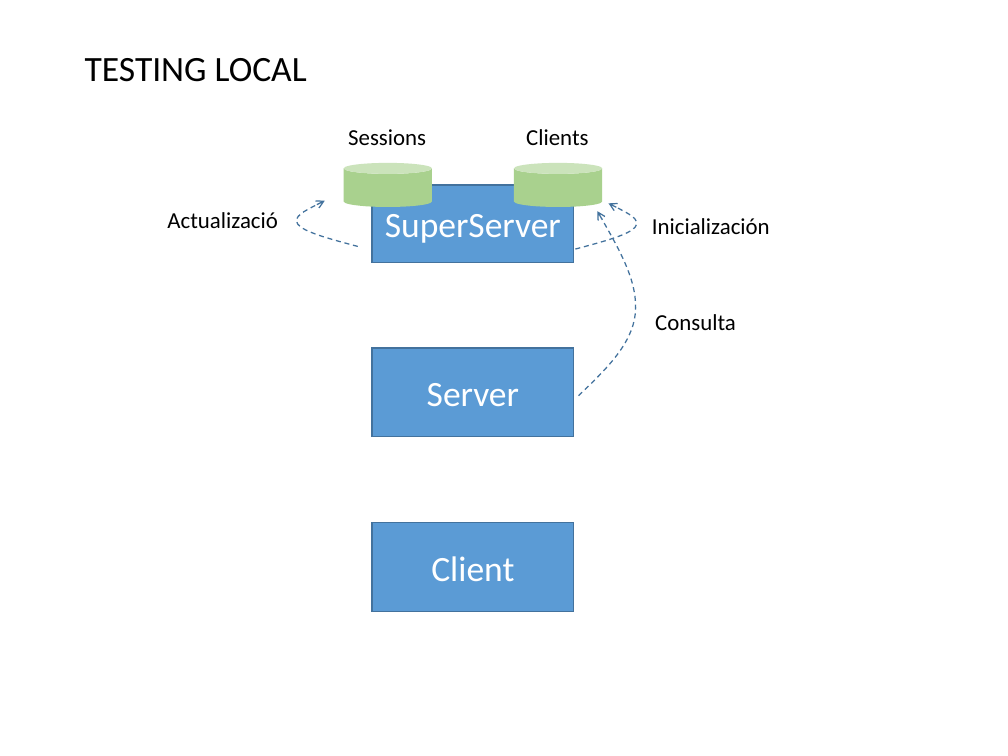
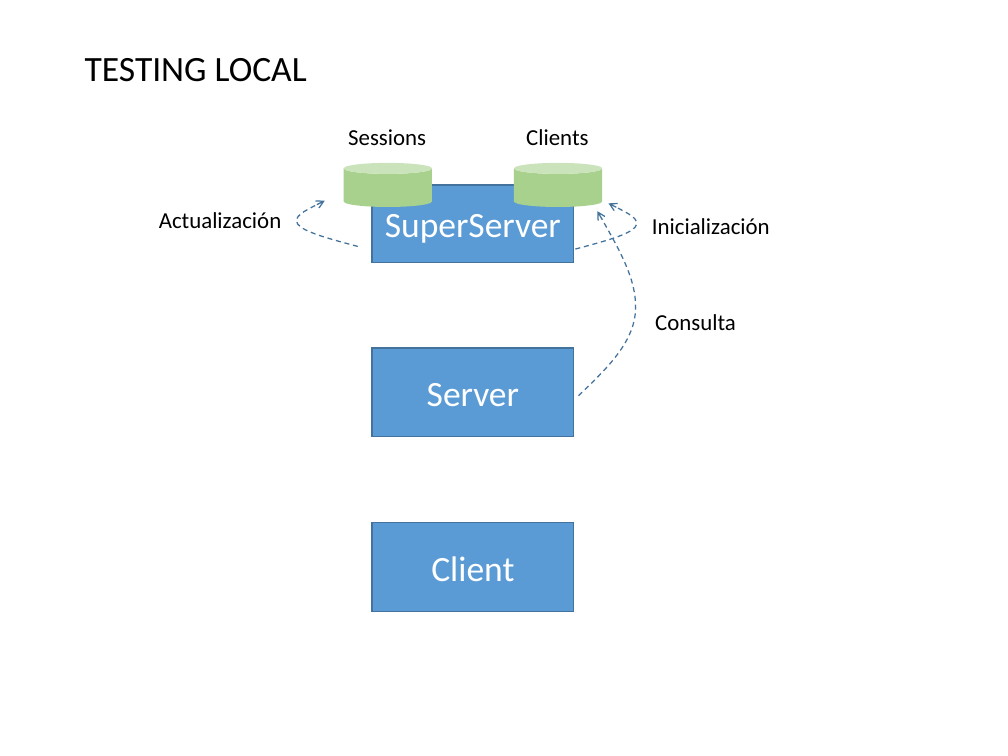
Before and after one commit to francistor/yaas, a slide deck: slide 7 of DiameterServerDesign.pptx. Drawn at 1008x756 pixels with LibreOffice and Linux fonts; fonts in the diff are those of the drawing. Boxes give left, top, right and bottom in pixels: in the first picture for what was removed or moved away, otherwise in the second. Text is boxed around its words. In the diff, an @@ line names an element or a change of style, - is before the commit and + after.

```diff
--- a/DiameterServerDesign.pptx
+++ b/DiameterServerDesign.pptx
@@ text at (x1=159, y1=212, x2=281, y2=228): text changed @@
-Actualizació
+Actualización
```
Also in this commit, not shown: 1 other slide changed, 1 slide added, 1 slide removed, 2 other files.
